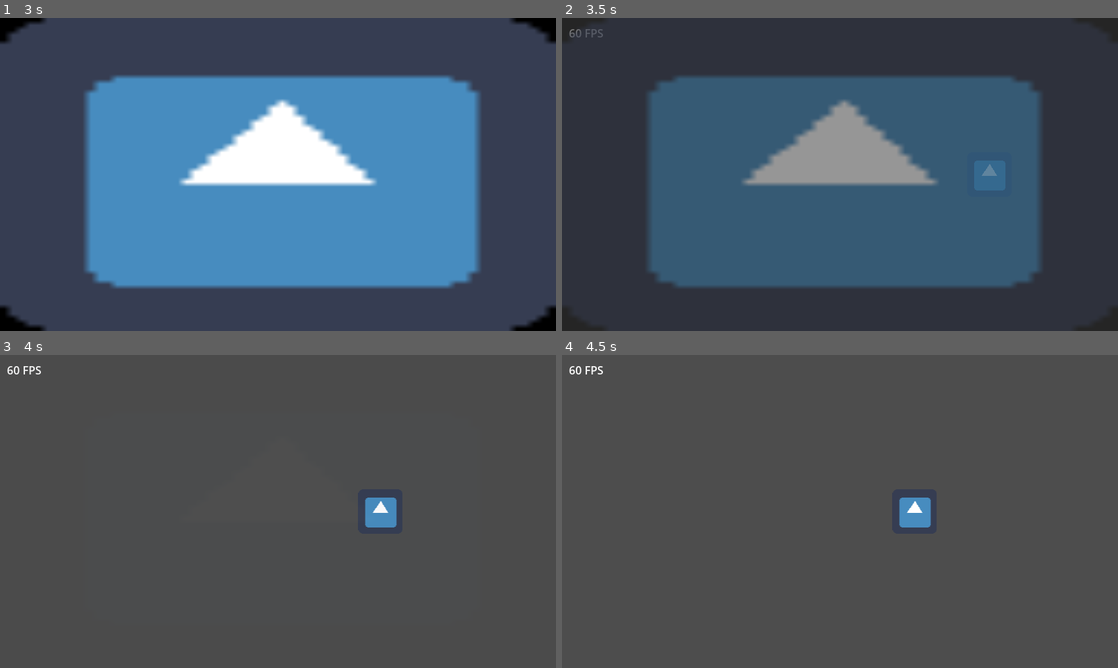
Above: before the commit, frames 1-4 (two rows, left to right).
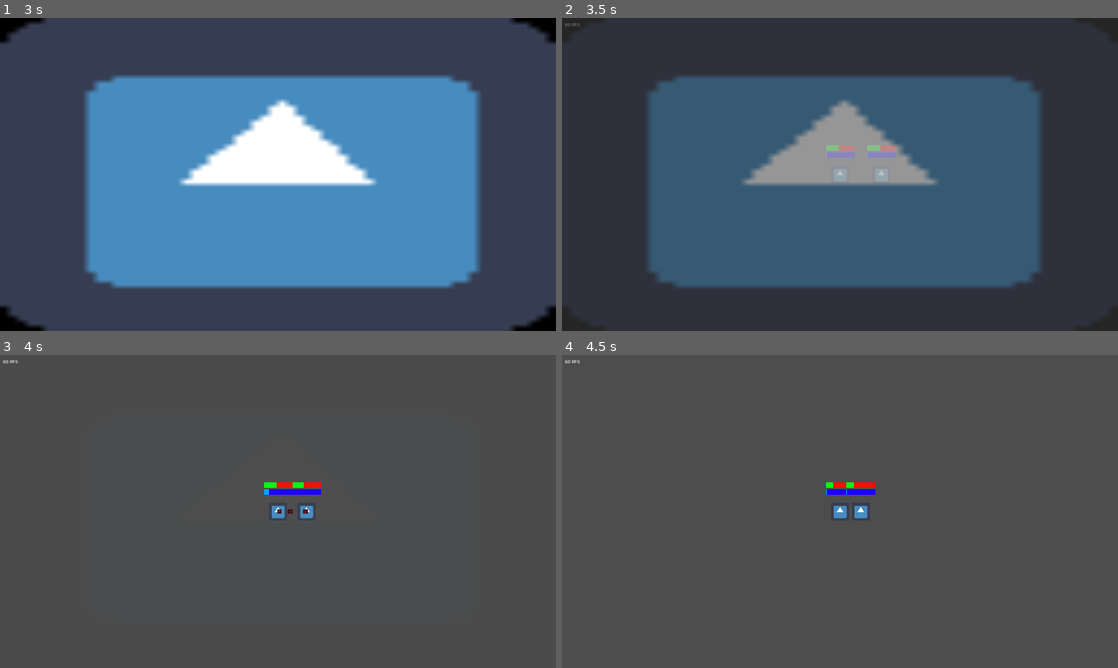
Above: after the commit, the same moments.

Repository: Bloodyaugust/ggj-2023
Game: Godot game, scene res://scenes/main.tscn
The game is run twice, just before and just after one commit, with the same random seed, the same clock (stepped at 60 frames per second) and the same inputs. The engine's default icon, where the game draws it, is replaced by a stand-in: a white triangle on a blue panel in a dark square.
Inputs (mouse positions are in pixels of both pictures, inside the frame that each line leads up to):
- Up to frame 1 (3 s): tap Enter at 0.5 s; move the mouse to (400, 158) at 0.52 s; hold D (move_right) 0.53-1.25 s; hold Ctrl 0.53-1.25 s; click (400, 158) at 0.67 s; drag from (166, 190) to (250, 237) at 1.27 s; move the mouse to (333, 105) at 2.02 s; hold D (move_right) 2.03-2.75 s; hold Ctrl 2.03-2.75 s; tap Space at 2.75 s; drag from (250, 237) to (111, 127) at 2.77 s
- Up to frame 2 (3.5 s): no input
- Up to frame 3 (4 s): move the mouse to (444, 558) at 3.52 s; hold A (move_left) from 3.53 s (still down); hold Ctrl from 3.53 s (still down)
- Up to frame 4 (4.5 s): release A (move_left) at 4.25 s; release Ctrl at 4.25 s; drag from (673, 464) to (756, 433) at 4.27 s

Frame 1 is identical in both runs. In frame 2, 1.1% of the frame differs, in the area x 0-80%, y 1-56%; in frame 3, 1.2%, in the area x 0-72%, y 1-56%; in frame 4, 1.2%.

Commit message:
Add core mechanics and actors for ships, weapons, projectiles

Diff:
--- a/actors/Player.gd
+++ b/actors/Player.gd
@@ -1,10 +1,8 @@
-extends Sprite2D
+extends Node2D
 
-@export var data: PlayerData
+@onready var _ship: Ship = $"./Ship"
 
-func _process(delta):
-  var _movement_input: Vector2 = Vector2(Input.get_axis("move_left", "move_right"), Input.get_axis("move_up", "move_down")).normalized()
+func _physics_process(_delta: float) -> void:
+  var _move_direction: Vector2 = Vector2(Input.get_axis("move_left", "move_right"), Input.get_axis("move_up", "move_down"))
 
-  var _movement: Vector2 = _movement_input * delta * data.move_speed
-
-  global_position = global_position + _movement
+  _ship.move(_move_direction)
--- a/actors/Player.tscn
+++ b/actors/Player.tscn
@@ -1,10 +1,10 @@
-[gd_scene load_steps=4 format=3 uid="uid://dngu6lih2xxlo"]
+[gd_scene load_steps=3 format=3 uid="uid://b2qppaqwqvjg3"]
 
-[ext_resource type="Texture2D" uid="uid://4typrc2p2rra" path="res://icon.png" id="1_fvn43"]
+[ext_resource type="PackedScene" uid="uid://bm73ssfwxo80r" path="res://actors/Ship.tscn" id="2_dgxp3"]
 [ext_resource type="Script" path="res://actors/Player.gd" id="2_t3qum"]
-[ext_resource type="Resource" uid="uid://tsqf267nyyx7" path="res://data/base_player_data.tres" id="3_l6mbf"]
 
-[node name="Player" type="Sprite2D"]
-texture = ExtResource("1_fvn43")
+[node name="Player" type="Node2D"]
 script = ExtResource("2_t3qum")
-data = ExtResource("3_l6mbf")
+
+[node name="Ship" parent="." instance=ExtResource("2_dgxp3")]
+team = "player"
--- /dev/null
+++ b/actors/Projectile.gd
@@ -0,0 +1,35 @@
+extends Node2D
+class_name Projectile
+
+var data: ProjectileData
+var team: String
+
+@onready var _area2d = %Area2D
+@onready var _time_to_live = data.time_to_live
+
+func _on_area2d_entered(entering_area: Area2D) -> void:
+  var _ship: Ship = entering_area.get_parent()
+
+  if GDUtil.reference_safe(_ship) && _ship.team != team:
+    _ship.damage({
+      "amount": data.damage_amount,
+      "type": data.damage_type,
+    })
+    queue_free()
+
+func _physics_process(delta: float) -> void:
+  var _direction: Vector2 = Vector2.RIGHT
+
+  if !data.homing:
+    _direction = _direction.rotated(rotation).normalized()
+
+  translate(_direction * data.speed * delta)
+
+func _process(delta: float) -> void:
+  _time_to_live -= delta
+
+  if _time_to_live <= 0.0:
+    queue_free()
+
+func _ready() -> void:
+  _area2d.connect("area_entered", _on_area2d_entered)
--- /dev/null
+++ b/actors/Projectile.tscn
@@ -0,0 +1,21 @@
+[gd_scene load_steps=4 format=3 uid="uid://b4lan1h7bfiuw"]
+
+[ext_resource type="Script" path="res://actors/Projectile.gd" id="1_jni01"]
+[ext_resource type="Texture2D" uid="uid://4typrc2p2rra" path="res://icon.png" id="2_614ir"]
+
+[sub_resource type="CircleShape2D" id="CircleShape2D_8sdja"]
+
+[node name="Projectile" type="Node2D"]
+script = ExtResource("1_jni01")
+
+[node name="Sprite2D" type="Sprite2D" parent="."]
+self_modulate = Color(1, 0.12549, 0.152941, 1)
+scale = Vector2(0.25, 0.25)
+texture = ExtResource("2_614ir")
+
+[node name="Area2D" type="Area2D" parent="."]
+unique_name_in_owner = true
+collision_layer = 2
+
+[node name="CollisionShape2D" type="CollisionShape2D" parent="Area2D"]
+shape = SubResource("CircleShape2D_8sdja")
--- /dev/null
+++ b/actors/Ship.gd
@@ -0,0 +1,86 @@
+extends Node2D
+class_name Ship
+
+const WEAPON_SCENE: PackedScene = preload("res://actors/Weapon.tscn")
+
+@export var data: ShipData
+@export var team: String
+
+@onready var _hull_bar: ColorRect = %HullBar
+@onready var _modules: Node2D = %Modules
+@onready var _shield_bar: ColorRect = %ShieldBar
+@onready var _sprite: Sprite2D = %Sprite2D
+
+var _armor: float
+var _battery: float
+var _hull: float
+var _move_direction: Vector2
+var _move_speed: float
+var _power_drain: float
+var _shield: float
+var _shield_capacity: float
+var _shield_recharge_rate: float
+
+func damage(damage_data: Dictionary) -> void:
+  var _total_damage: float = damage_data.amount
+  var _shield_damage: float = clampf(_total_damage, 0.0, _shield)
+
+  _total_damage -= _shield_damage
+
+  _shield -= _shield_damage
+  _hull -= _total_damage
+
+  _hull_bar.scale = Vector2(_hull / data.ship_class.hull, 1)
+  _shield_bar.scale = Vector2(_shield / _shield_capacity, 1)
+
+func move(direction: Vector2) -> void:
+  _move_direction = direction.normalized()
+
+func _initialize() -> void:
+  _hull = data.ship_class.hull
+
+func _update_modules() -> void:
+  _move_speed = data.ship_class.thrust
+  _battery = data.ship_class.power
+  _power_drain = 0.0
+  _shield_capacity = data.ship_class.shield_capacity
+  _shield_recharge_rate = data.ship_class.shield_recharge
+
+  for _module in data.modules:
+    _power_drain += _module.power_drain
+
+    match _module.type:
+      GameConstants.SLOT_TYPES.UTIL:
+        _move_speed += _module.thrust
+        _shield_capacity += _module.shield_capacity
+        _shield_recharge_rate += _module.shield_recharge
+      GameConstants.SLOT_TYPES.ARMOR:
+        _armor += _module.armor
+      GameConstants.SLOT_TYPES.WEAPON:
+        var _new_weapon: Weapon = WEAPON_SCENE.instantiate()
+
+        _new_weapon.global_position = global_position
+        _new_weapon.parent = self
+        _new_weapon.data = _module
+        _modules.add_child(_new_weapon)
+
+func _physics_process(delta: float) -> void:
+  if _move_direction.length() > 0:
+    global_translate(_move_direction * _move_speed * delta)
+
+  _move_direction = Vector2.ZERO
+
+func _process(delta: float) -> void:
+  _shield = clampf(_shield + (_shield_recharge_rate * delta), 0.0, _shield_capacity)
+  _shield_bar.scale = Vector2(_shield / _shield_capacity, 1)
+
+  if _hull <= 0.0:
+    queue_free()
+
+func _ready() -> void:
+  _initialize() # TODO: Move this for loading runs in progress
+  _update_modules()
+
+  _sprite.texture = data.ship_class.sprite
+
+  add_to_group(team)
--- /dev/null
+++ b/actors/Ship.tscn
@@ -0,0 +1,61 @@
+[gd_scene load_steps=5 format=3 uid="uid://bm73ssfwxo80r"]
+
+[ext_resource type="Script" path="res://actors/Ship.gd" id="1_g0n5c"]
+[ext_resource type="Resource" uid="uid://b2us6jhikgf60" path="res://data/ships/basic_corvette.tres" id="2_7i72x"]
+[ext_resource type="Texture2D" uid="uid://4typrc2p2rra" path="res://icon.png" id="2_yau7f"]
+
+[sub_resource type="CircleShape2D" id="CircleShape2D_avks4"]
+
+[node name="Ship" type="Node2D" groups=["ships"]]
+script = ExtResource("1_g0n5c")
+data = ExtResource("2_7i72x")
+team = "enemies"
+
+[node name="Sprite2D" type="Sprite2D" parent="."]
+unique_name_in_owner = true
+texture = ExtResource("2_yau7f")
+
+[node name="Modules" type="Node2D" parent="."]
+unique_name_in_owner = true
+
+[node name="Area2D" type="Area2D" parent="."]
+collision_mask = 2
+
+[node name="CollisionShape2D" type="CollisionShape2D" parent="Area2D"]
+shape = SubResource("CircleShape2D_avks4")
+
+[node name="VBoxContainer" type="VBoxContainer" parent="."]
+offset_left = -51.0
+offset_top = -101.0
+offset_right = 53.0
+offset_bottom = -54.0
+
+[node name="HullContainer" type="CenterContainer" parent="VBoxContainer"]
+unique_name_in_owner = true
+layout_mode = 2
+
+[node name="ColorRect" type="ColorRect" parent="VBoxContainer/HullContainer"]
+custom_minimum_size = Vector2(100, 20)
+layout_mode = 2
+color = Color(1, 0.0431373, 0, 1)
+
+[node name="HullBar" type="ColorRect" parent="VBoxContainer/HullContainer"]
+unique_name_in_owner = true
+custom_minimum_size = Vector2(100, 20)
+layout_mode = 2
+color = Color(0, 1, 0.0588235, 1)
+
+[node name="ShieldContainer" type="CenterContainer" parent="VBoxContainer"]
+unique_name_in_owner = true
+layout_mode = 2
+
+[node name="ColorRect" type="ColorRect" parent="VBoxContainer/ShieldContainer"]
+custom_minimum_size = Vector2(100, 20)
+layout_mode = 2
+color = Color(0.105882, 0, 1, 1)
+
+[node name="ShieldBar" type="ColorRect" parent="VBoxContainer/ShieldContainer"]
+unique_name_in_owner = true
+custom_minimum_size = Vector2(100, 20)
+layout_mode = 2
+color = Color(0, 0.639216, 1, 1)
--- /dev/null
+++ b/actors/Weapon.gd
@@ -0,0 +1,63 @@
+extends Node2D
+class_name Weapon
+
+const PROJECTILE_SCENE: PackedScene = preload("res://actors/Projectile.tscn")
+
+var data: ModuleData
+var parent: Ship
+
+var _clip: int
+var _cooldown: float
+var _reload: float
+var _target: Ship
+
+func _get_target() -> void:
+  var _possible_targets: Array[Node]
+
+  if parent.team == "enemies":
+    _possible_targets = get_tree().get_nodes_in_group("player")
+  else:
+    _possible_targets = get_tree().get_nodes_in_group("enemies")
+
+  for _node in _possible_targets:
+    var _possible_target: Ship = _node
+
+    if GDUtil.reference_safe(_possible_target) && _possible_target._hull >= 0.0 && _possible_target.global_position.distance_to(global_position) <= data.attack_range:
+      _target = _possible_target
+      break
+
+func _fire() -> void:
+  _clip -= data.burst
+  _cooldown = data.cooldown_time
+  if _clip <= 0:
+    _reload = data.reload_time
+
+  for _i in range(data.burst):
+    var _new_projectile: Projectile = PROJECTILE_SCENE.instantiate()
+
+    _new_projectile.global_position = global_position
+    _new_projectile.data = data.projectile
+    _new_projectile.team = parent.team
+    _new_projectile.rotation = global_position.angle_to_point(_target.global_position)
+    $"/root".add_child(_new_projectile)
+
+func _process(delta: float) -> void:
+  _cooldown = clampf(_cooldown - delta, 0.0, data.cooldown_time)
+
+  if _clip <= 0:
+    _reload = clampf(_reload - delta, 0.0, data.reload_time)
+
+    if _reload <= 0.0:
+      _clip = data.clip_size
+
+  if _clip > 0 && _cooldown <= 0.0:
+    if !GDUtil.reference_safe(_target):
+      _get_target()
+
+    if GDUtil.reference_safe(_target):
+      _fire()
+
+func _ready() -> void:
+  _clip = data.clip_size
+  _cooldown = 0.0
+  _reload = 0.0
--- /dev/null
+++ b/actors/Weapon.tscn
@@ -0,0 +1,6 @@
+[gd_scene load_steps=2 format=3 uid="uid://b7lbd1m4pj3xr"]
+
+[ext_resource type="Script" path="res://actors/Weapon.gd" id="1_j6wni"]
+
+[node name="Weapon" type="Node2D"]
+script = ExtResource("1_j6wni")
--- a/data/layouts/corvette.tres
+++ b/data/layouts/corvette.tres
@@ -1,6 +1,7 @@
-[gd_resource type="Resource" script_class="ShipLayoutData" load_steps=2 format=3 uid="uid://b1fhaxxe6htga"]
+[gd_resource type="Resource" script_class="ShipLayoutData" load_steps=3 format=3 uid="uid://b1fhaxxe6htga"]
 
 [ext_resource type="Script" path="res://data/ship_layout_data.gd" id="1_rvawv"]
+[ext_resource type="Texture2D" uid="uid://4typrc2p2rra" path="res://icon.png" id="2_434ea"]
 
 [resource]
 script = ExtResource("1_rvawv")
@@ -12,4 +13,6 @@
 shield_capacity = 3.0
 shield_recharge = 1.0
 slots = {}
+sprite = ExtResource("2_434ea")
+thrust = 50.0
 name = "Corvette"
--- a/data/module_data.gd
+++ b/data/module_data.gd
@@ -14,7 +14,9 @@
 @export var power_generated: float
 @export var shield_capacity: float
 @export var shield_recharge: float
+@export var thrust: float
 @export_group("Weapon")
+@export var attack_range: float
 @export var burst: int
 @export var clip_size: int
 @export var cooldown_time: float
--- a/data/modules/small_armor.tres
+++ b/data/modules/small_armor.tres
@@ -14,7 +14,8 @@
 power_generated = 0.0
 shield_capacity = 0.0
 shield_recharge = 0.0
+thrust = 0.0
 burst = 0
 clip_size = 0
-cooldown_time = 0
-reload_time = 0
+cooldown_time = 0.0
+reload_time = 0.0
--- a/data/modules/small_railgun.tres
+++ b/data/modules/small_railgun.tres
@@ -17,6 +17,7 @@
 power_generated = 0.0
 shield_capacity = 0.0
 shield_recharge = 0.0
+thrust = 0.0
 burst = 1
 clip_size = 3
 cooldown_time = 0.25
--- /dev/null
+++ b/data/modules/small_thruster.tres
@@ -0,0 +1,23 @@
+[gd_resource type="Resource" script_class="ModuleData" load_steps=3 format=3 uid="uid://dt0ejkppdyye3"]
+
+[ext_resource type="Script" path="res://data/module_data.gd" id="1_lsojh"]
+[ext_resource type="Texture2D" uid="uid://4typrc2p2rra" path="res://icon.png" id="2_iw5rm"]
+
+[resource]
+script = ExtResource("1_lsojh")
+cost = 1.0
+name = "Small Thruster"
+power_drain = 1.0
+size = 0
+sprite = ExtResource("2_iw5rm")
+type = 2
+armor = 0.0
+battery = 0.0
+power_generated = 0.0
+shield_capacity = 0.0
+shield_recharge = 0.0
+thrust = 50.0
+burst = 0
+clip_size = 0
+cooldown_time = 0.0
+reload_time = 0.0
--- a/data/projectile_data.gd
+++ b/data/projectile_data.gd
@@ -5,4 +5,6 @@
 @export var damage_type: GameConstants.DAMAGE_TYPES
 @export var homing: bool
 @export var name: String
+@export var speed: float
 @export var sprite: Texture2D
+@export var time_to_live: float
--- a/data/projectiles/railgun_slug.tres
+++ b/data/projectiles/railgun_slug.tres
@@ -9,4 +9,6 @@
 damage_type = 0
 homing = false
 name = "Slug"
+speed = 300.0
 sprite = ExtResource("2_meurs")
+time_to_live = 5.0
--- a/data/ship_data.gd
+++ b/data/ship_data.gd
@@ -2,4 +2,4 @@
 class_name ShipData
 
 @export var ship_class: ShipLayoutData
-@export var modules: Array
+@export var modules: Array[ModuleData]
--- a/data/ship_layout_data.gd
+++ b/data/ship_layout_data.gd
@@ -10,4 +10,5 @@
 @export var shield_recharge: float
 @export var slots: Dictionary
 @export var sprite: Texture2D
+@export var thrust: float
 @export var name: String
--- /dev/null
+++ b/data/ships/basic_corvette.tres
@@ -0,0 +1,11 @@
+[gd_resource type="Resource" script_class="ShipData" load_steps=5 format=3 uid="uid://b2us6jhikgf60"]
+
+[ext_resource type="Resource" uid="uid://dt0ejkppdyye3" path="res://data/modules/small_thruster.tres" id="1_8cbaq"]
+[ext_resource type="Script" path="res://data/ship_data.gd" id="1_kfjs8"]
+[ext_resource type="Resource" uid="uid://cxfgqt6h05tvi" path="res://data/modules/small_railgun.tres" id="2_byhab"]
+[ext_resource type="Resource" uid="uid://b1fhaxxe6htga" path="res://data/layouts/corvette.tres" id="4_ibe2j"]
+
+[resource]
+script = ExtResource("1_kfjs8")
+ship_class = ExtResource("4_ibe2j")
+modules = Array[Resource("res://data/module_data.gd")]([ExtResource("1_8cbaq"), ExtResource("2_byhab")])
--- a/lib/util/GDUtil.gd
+++ b/lib/util/GDUtil.gd
@@ -21,7 +21,7 @@
   for n in node.get_children():
       n.queue_free()
 
-static func reference_safe(node:Node) -> bool:
+static func reference_safe(node) -> bool:
   return node != null && !node.is_queued_for_deletion() && is_instance_valid(node)
 
 static func tilemap_global_cell_position(tilemap: TileMap, position: Vector2) -> Vector2:
--- a/project.godot
+++ b/project.godot
@@ -26,8 +26,8 @@
 
 window/size/viewport_width=1920
 window/size/viewport_height=1080
-window/dpi/allow_hidpi=false
-window/stretch/mode="2d"
+window/vsync/vsync_mode=2
+window/stretch/mode="canvas_items"
 
 [editor_plugins]
 
--- a/scenes/main.tscn
+++ b/scenes/main.tscn
@@ -1,12 +1,13 @@
-[gd_scene load_steps=13 format=3 uid="uid://bfjaqu2i4i63i"]
+[gd_scene load_steps=14 format=3 uid="uid://bfjaqu2i4i63i"]
 
 [ext_resource type="Script" path="res://views/FPS.gd" id="1"]
-[ext_resource type="PackedScene" uid="uid://dngu6lih2xxlo" path="res://actors/Player.tscn" id="1_4pt6e"]
+[ext_resource type="PackedScene" uid="uid://b2qppaqwqvjg3" path="res://actors/Player.tscn" id="1_4pt6e"]
 [ext_resource type="Texture2D" uid="uid://4typrc2p2rra" path="res://icon.png" id="2"]
 [ext_resource type="Theme" uid="uid://co811ue55i33m" path="res://resources/base_theme.tres" id="2_1ffbx"]
 [ext_resource type="Script" path="res://views/MainMenu.gd" id="4"]
 [ext_resource type="PackedScene" path="res://lib/BetterCam.tscn" id="5"]
 [ext_resource type="Script" path="res://views/Splash.gd" id="6"]
+[ext_resource type="PackedScene" uid="uid://bm73ssfwxo80r" path="res://actors/Ship.tscn" id="7_4pao0"]
 
 [sub_resource type="Animation" id="Animation_baga0"]
 length = 0.001
@@ -18,7 +19,7 @@
 tracks/0/loop_wrap = true
 tracks/0/keys = {
 "handle_modes": PackedInt32Array(0),
-"points": PackedFloat32Array(809.5, -0.25, 0, 0.25, 0),
+"points": PackedFloat32Array(0, -0.25, 0, 0.25, 0),
 "times": PackedFloat32Array(0)
 }
 tracks/1/type = "bezier"
@@ -44,7 +45,7 @@
 tracks/0/loop_wrap = true
 tracks/0/keys = {
 "handle_modes": PackedInt32Array(0, 0),
-"points": PackedFloat32Array(809.5, -0.25, 0, 0.25, 0, 809.5, -0.25, 0, 0.25, 0),
+"points": PackedFloat32Array(0, -0.25, 0, 0.25, 0, 0, -0.25, 0, 0.25, 0),
 "times": PackedFloat32Array(0, 0.5)
 }
 tracks/1/type = "bezier"
@@ -55,7 +56,7 @@
 tracks/1/loop_wrap = true
 tracks/1/keys = {
 "handle_modes": PackedInt32Array(0, 0),
-"points": PackedFloat32Array(-1200, -0.25, 0, 0.25, 0, 0, -0.25, 0, 0.25, 0),
+"points": PackedFloat32Array(-1080, -0.25, 0, 0.25, 0, 0, -0.25, 0, 0.25, 0),
 "times": PackedFloat32Array(0, 0.5)
 }
 
@@ -100,17 +101,14 @@
 
 [node name="Node2D" type="Node2D"]
 
-[node name="Player" parent="." instance=ExtResource("1_4pt6e")]
-
 [node name="UIRoot" type="CanvasLayer" parent="."]
 
 [node name="MainMenu" type="MarginContainer" parent="UIRoot"]
-anchors_preset = 13
-anchor_left = 0.5
-anchor_right = 0.5
+anchors_preset = 15
+anchor_right = 1.0
 anchor_bottom = 1.0
-offset_left = -150.5
-offset_right = 150.5
+offset_right = 3840.0
+offset_bottom = 2160.0
 grow_horizontal = 2
 grow_vertical = 2
 theme = ExtResource("2_1ffbx")
@@ -120,6 +118,7 @@
 
 [node name="PanelContainer" type="PanelContainer" parent="UIRoot/MainMenu"]
 layout_mode = 2
+size_flags_horizontal = 4
 
 [node name="MarginContainer" type="MarginContainer" parent="UIRoot/MainMenu/PanelContainer"]
 layout_mode = 2
@@ -187,6 +186,11 @@
 }
 
 [node name="BetterCam" parent="." instance=ExtResource("5")]
+process_callback = 0
 key_movement = false
 mouse_drag = false
 zoom_max = 1.0
+
+[node name="Ship" parent="." instance=ExtResource("7_4pao0")]
+
+[node name="Player" parent="." instance=ExtResource("1_4pt6e")]
Not shown, changed: export_presets.cfg
